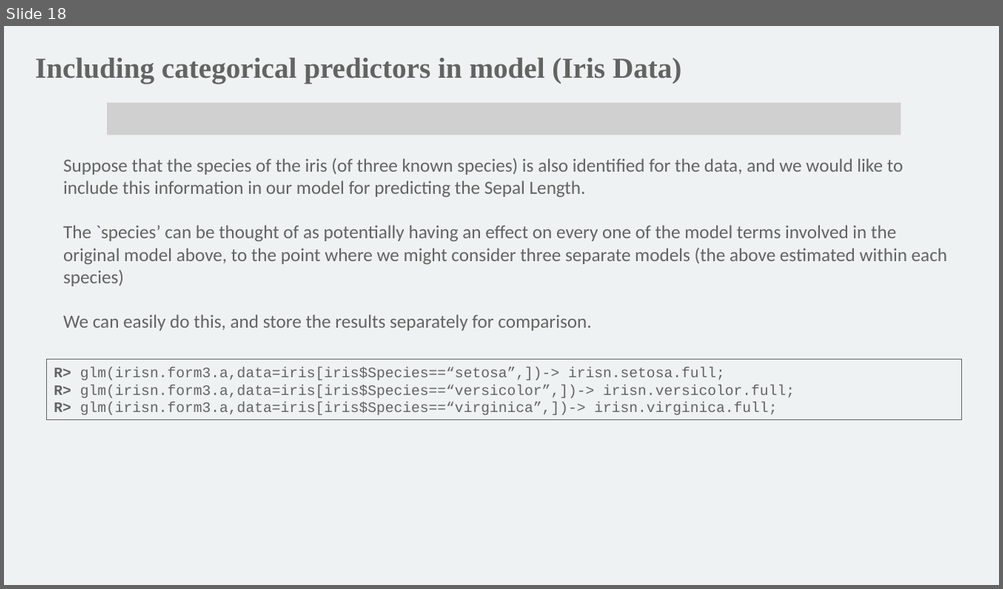
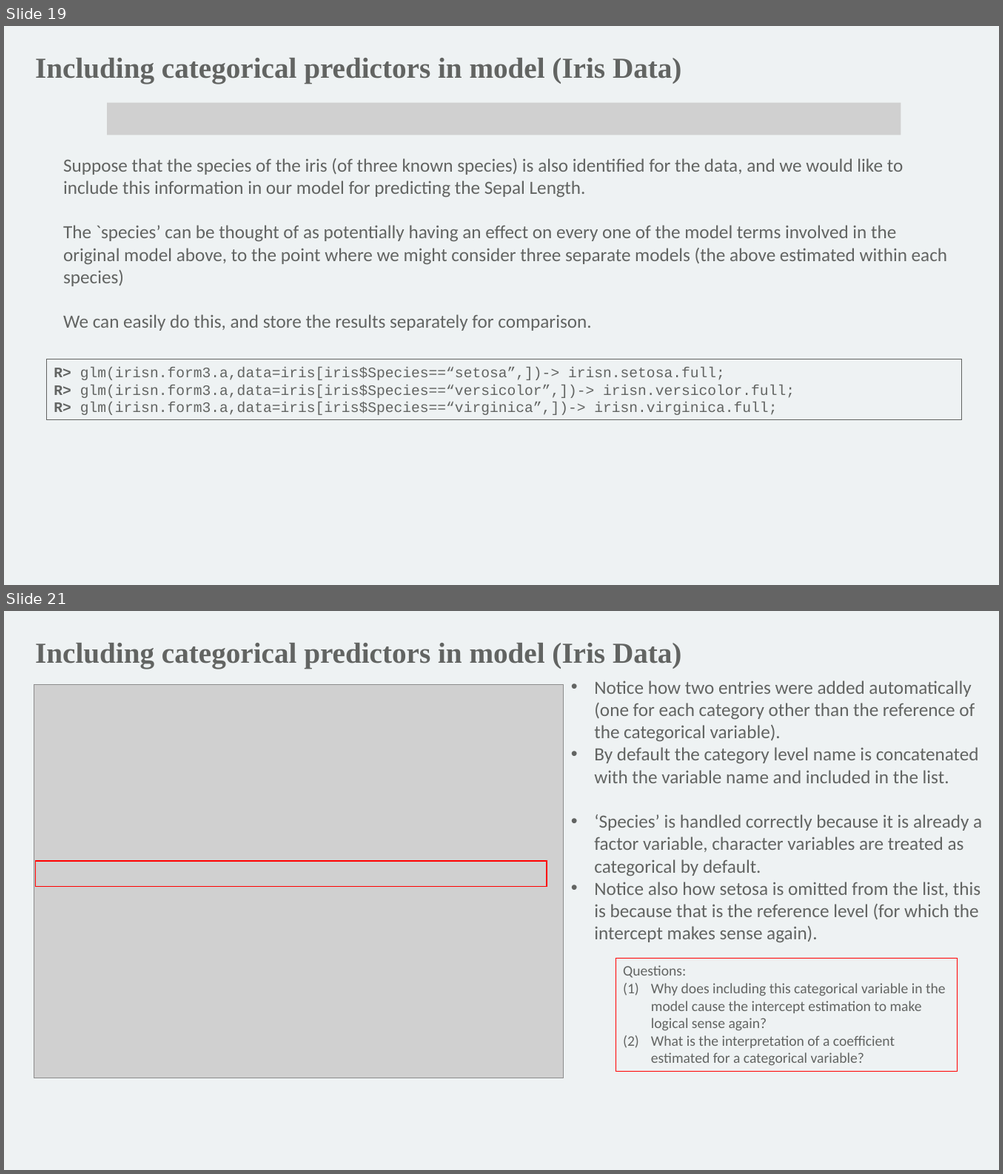
Before and after one commit to mathornton01/2022_UTSW_Lyda_Hill_Department_Beginning_R_Nanocourse, a slide deck: Slides/IntroductionToRForBeginners_DayII_MT.pptx. Shown one above the other, each under a label of ours: slide 18 before the commit, slides 19 and 21 after it; the slides between them are not shown. The pictures are 1003x589 and 1003x1174 pixels, drawn with LibreOffice and Linux fonts; fonts in the diff are those of the drawing; grey boxes stand for pictures; background and template pictures are left out. Boxes give left, top, right and bottom in pixels: in the first picture for what was removed or moved away, otherwise in the second. Text is boxed around its words. In the diff, an @@ line names an element or a change of style, - is before the commit and + after.

```diff
--- a/Slides/IntroductionToRForBeginners_DayII_MT.pptx
+++ b/Slides/IntroductionToRForBeginners_DayII_MT.pptx
@@ slide 21 added at [4,611,999,1170], background #EEF2F3 @@
@@ text added at [35,643,682,668], 28 pt, text #626462, bold @@
+Including categorical predictors in model (Iris Data)
@@ picture added at [34,685,563,1079] @@
@@ text added at [594,681,982,943], 18 pt, text #626462 @@
+• Notice how two entries were added automatically (one for each category other than the reference of the categorical variable).
+• By default the category level name is concatenated with the variable name and included in the list.
+• ‘Species’ is handled correctly because it is already a factor variable, character variables are treated as categorical by default.
+• Notice also how setosa is omitted from the list, this is because that is the reference level (for which the intercept makes sense again).
@@ rectangle added at [35,861,546,886], outline #FF0000 1 pt @@
@@ rectangle added at [616,959,958,1071], outline #FF0000 0.75 pt, 14 pt, text #626462 @@
+Questions:
+(1) Why does including this categorical variable in the model cause the intercept estimation to make logical sense again?
+(2) What is the interpretation of a coefficient estimated for a categorical variable?
@@ what was slide 18 is now slide 19 @@
```
Also in this commit, not shown: 4 slides changed, 8 other slides added, 1 slide removed, 1 other file.
